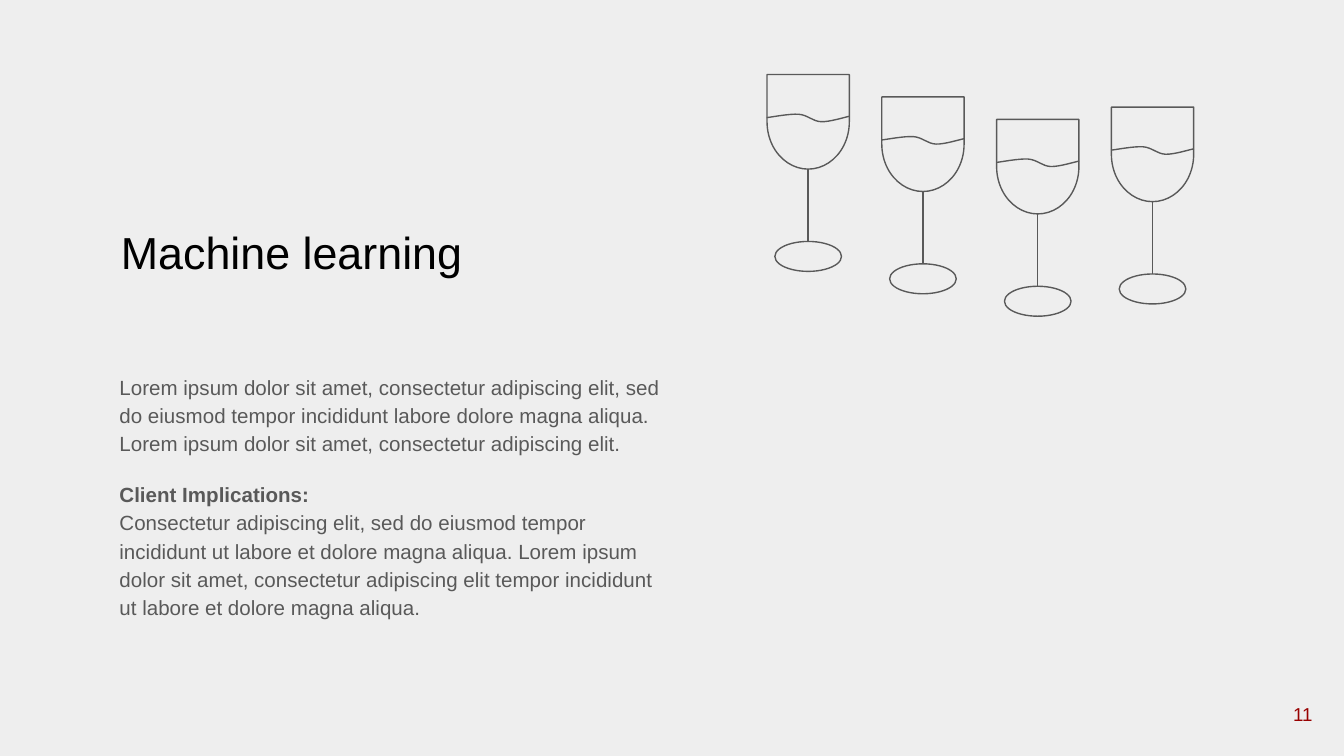
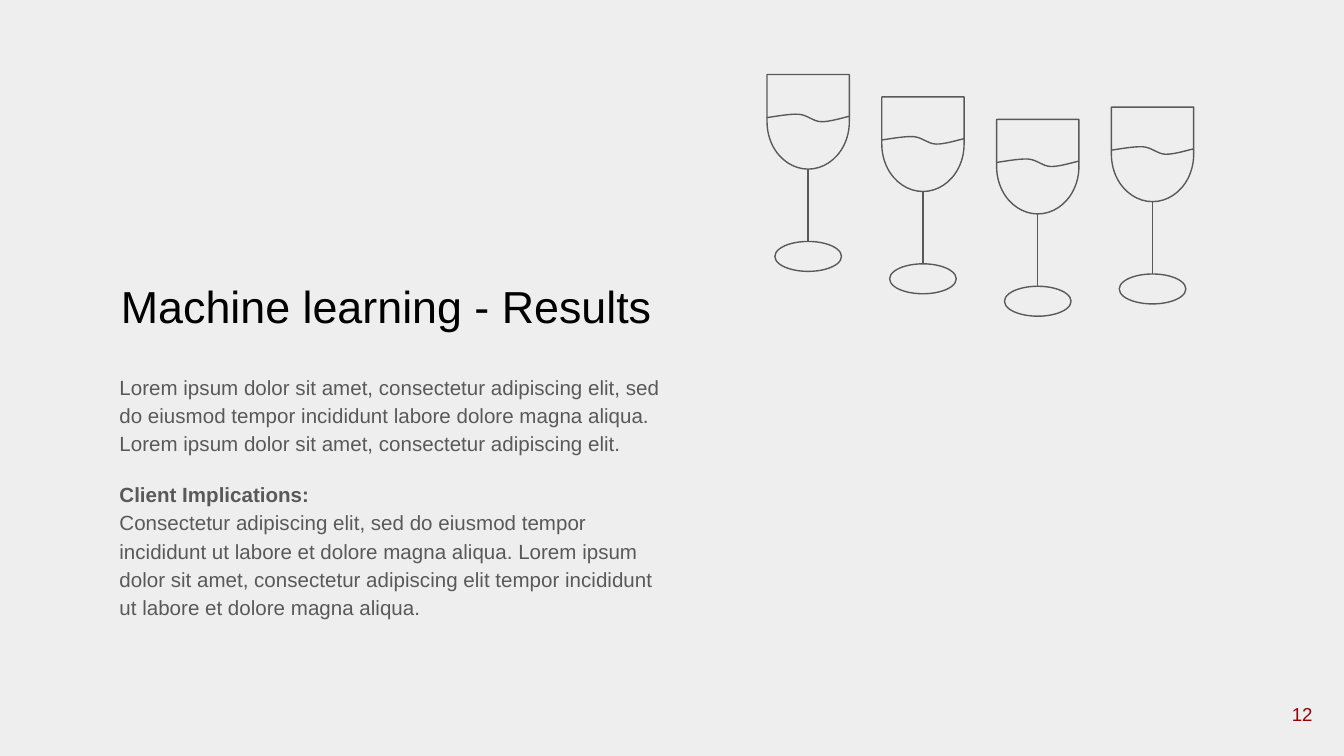
Before and after one commit to rkaysen63/Wine_Enthusiasts, a slide deck: slide 12 of Delia/WineEnthusiasts_d2.pptx (slide 11 before the commit). Drawn at 1344x756 pixels with LibreOffice and Linux fonts; fonts in the diff are those of the drawing. Boxes give left, top, right and bottom in pixels: in the first picture for what was removed or moved away, otherwise in the second. Text is boxed around its words. In the diff, an @@ line names an element or a change of style, - is before the commit and + after.

```diff
--- a/Delia/WineEnthusiasts_d2.pptx
+++ b/Delia/WineEnthusiasts_d2.pptx
@@ text at bbox=[121, 290, 651, 332]: text changed @@
-Machine learning
+Machine learning - Results
@@ page number at bbox=[1292, 708, 1313, 721]: text changed @@
-11
+12
```
Also in this commit, not shown: 7 other slides changed, 4 slides added.
